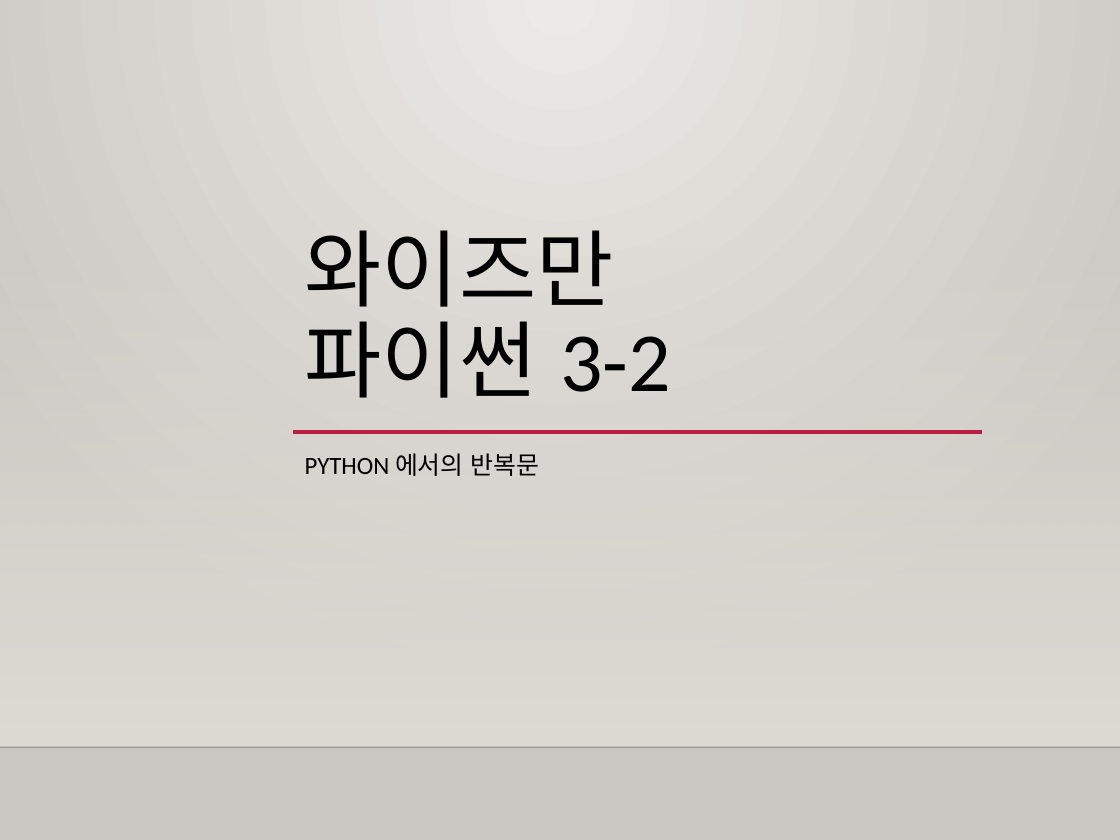
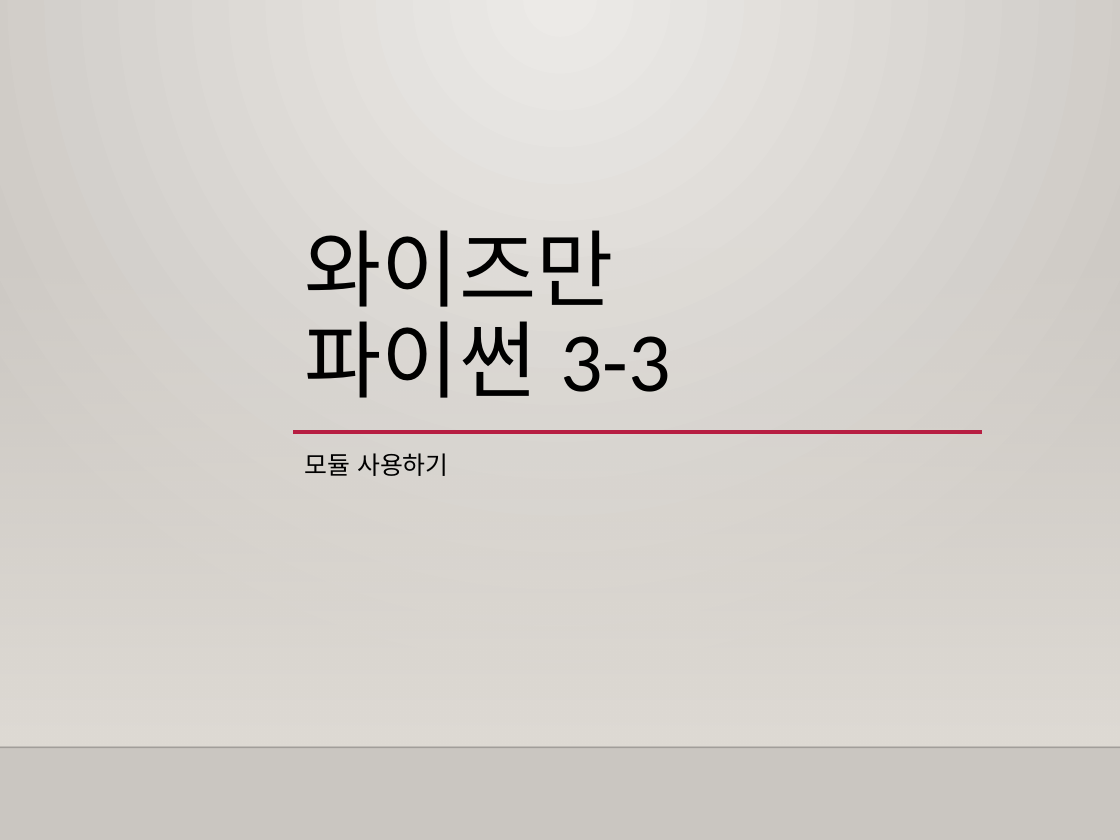
Before and after one commit to freshmea/weizman_python_class, a slide deck: slide 1 of textbook/파이썬3-2교시.pptx. Drawn at 1120x840 pixels with LibreOffice and Linux fonts; fonts in the diff are those of the drawing; background and template pictures are left out. Boxes give left, top, right and bottom in pixels: in the first picture for what was removed or moved away, otherwise in the second. Text is boxed around its words. In the diff, an @@ line names an element or a change of style, - is before the commit and + after.

```diff
--- a/textbook/파이썬3-2교시.pptx
+++ b/textbook/파이썬3-2교시.pptx
@@ title at (305,230,671,398): text changed @@
-와이즈만
-파이썬 3-2
+와이즈만
+파이썬 3-3
@@ subtitle at (305,453,448,476): text changed @@
-PYTHON 에서의 반복문
+모듈 사용하기
```
Also in this commit, not shown: 3 other slides changed, 5 slides added, 4 slides removed, 8 other files.
